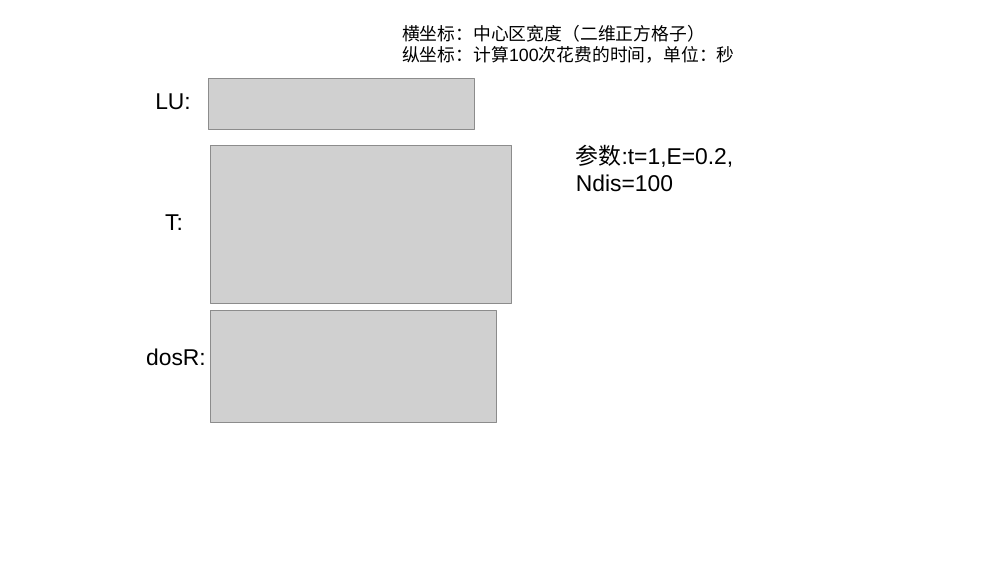
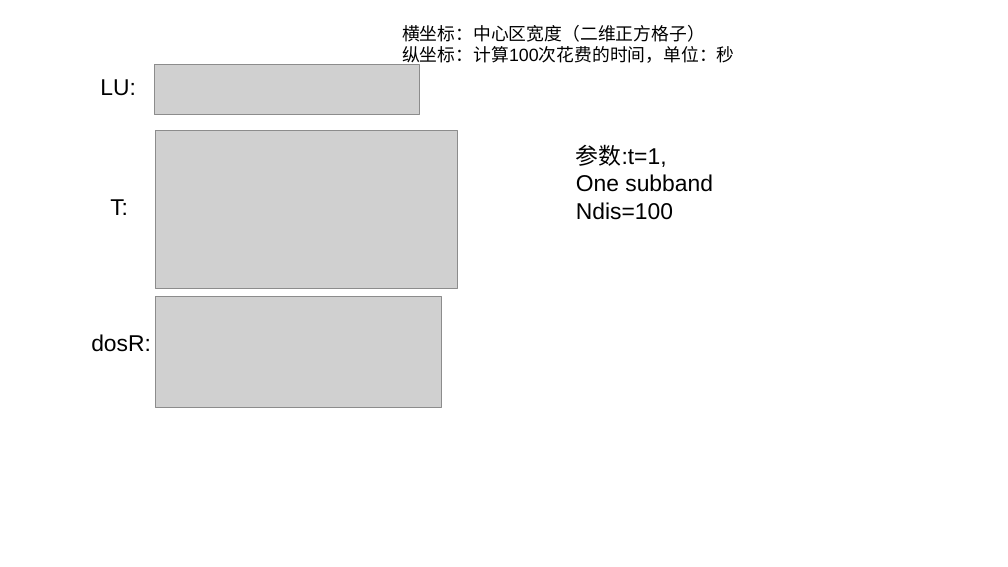
Before and after one commit to GoldenRaven/test_time_consuming_GF, a slide deck: slide 1 of summary12.odp. Drawn at 1008x567 pixels with LibreOffice and Linux fonts; fonts in the diff are those of the drawing; grey boxes stand for pictures; background and template pictures are left out. Boxes give left, top, right and bottom in pixels: in the first picture for what was removed or moved away, otherwise in the second. Text is boxed around its words. In the diff, an @@ line names an element or a change of style, - is before the commit and + after.

Commit message:
feat: change E=0.2 to 1 subband

```diff
--- a/summary12.odp
+++ b/summary12.odp
@@ text at (576,144,713,192): text changed @@
-参数:t=1,E=0.2,
+参数:t=1,
+One subband
@@ 3 pictures, 3 texts: place and size @@
-3 pictures, 3 texts at (146,79,512,423)
+3 pictures, 3 texts at (91,64,457,408)
```
Also in this commit, not shown: 5 other files.
